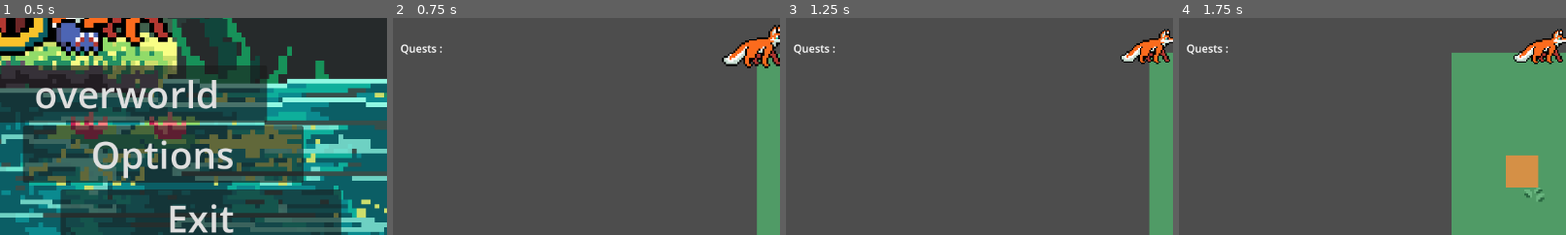
Above: before the commit, frames 1-4 (left to right).
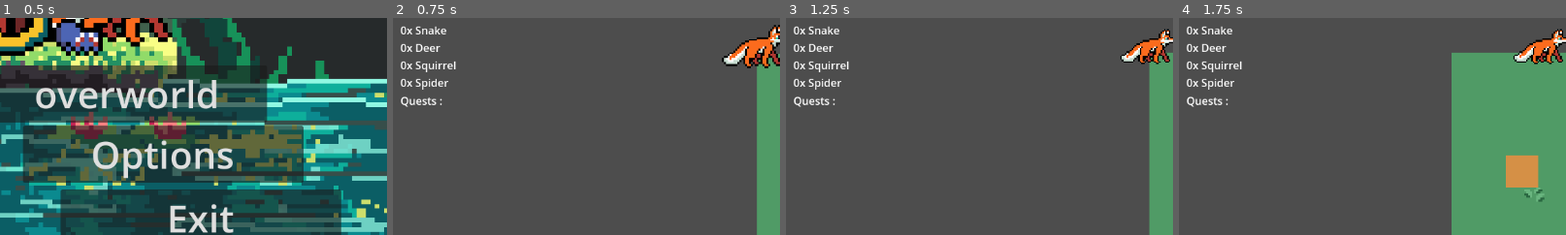
Above: after the commit, the same moments.

Repository: mango-gremlin/arch-enemies
Game: Godot game, scene res://overworld/ui/main_menu/main_menu.tscn
The game is run twice, just before and just after one commit, with the same random seed, the same clock (stepped at 60 frames per second) and the same inputs.
Inputs (mouse positions are % of the whole screen's width and height, from its top left):
- Up to frame 1 (0.5 s): no input
- Up to frame 2 (0.75 s): click "overworld" at 0.5 s
- Up to frame 3 (1.25 s): no input
- Up to frame 4 (1.75 s): tap Enter at 1.25 s; move the mouse to (72, 45) at 1.27 s; press the mouse at (72, 45) at 1.28 s; hold D (move_right) from 1.28 s (still down); tap Space (jump) at 1.52 s
The pictures show only the part of the screen within x 3-53%, y 43-93%; the shares and areas given below are measured in that part.

Frame 1 is identical in both runs. In frame 2, 1.2% of the frame differs, in the area x 2-17%, y 3-42%; in frame 3, 1.2%; in frame 4, 1.2%.

Commit message:
add animal class, fix #100 for animal inventory, refactor AnimalType

Diff:
--- a/Arch-enemies/overworld/entities/interaction_overworld/npc_interaction.gd
+++ b/Arch-enemies/overworld/entities/interaction_overworld/npc_interaction.gd
@@ -6,7 +6,7 @@
 # -- | base properties for npc instance
 @export var npc_name:String
 @export var npc_id:int
-@export var npc_animal_type:SingletonPlayer.AnimalType
+@export var npc_animal_type:Animal.AnimalType
 @export var quest_type:NPC_interaction.Quest = NPC_interaction.Quest.NONE
 @export var required_edge_start:int
 @export var required_edge_dest:int
--- a/Arch-enemies/overworld/entities/interaction_overworld/npc_interaction.tscn
+++ b/Arch-enemies/overworld/entities/interaction_overworld/npc_interaction.tscn
@@ -5,6 +5,16 @@
 
 [node name="NpcInteraction" type="Node2D"]
 script = ExtResource("1_cdxnf")
+npc_name = null
+npc_id = null
+npc_animal_type = null
+quest_type = null
+required_edge_start = null
+required_edge_dest = null
+required_item = null
+required_npc_id = null
+quest_reward = null
+reward_item = null
 
 [node name="interactionspot" parent="." instance=ExtResource("2_y76uy")]
 
--- /dev/null
+++ b/Arch-enemies/overworld/scripts/Animal.gd
@@ -0,0 +1,63 @@
+extends Node
+
+# class: Animal
+# --- /
+# describes an Animal, specifically the AnimalType Enum
+# - used for building bridges
+# - denote type of animals
+# - handles translating and interpreting the enum
+
+class_name Animal
+
+enum AnimalType{
+	SNAKE,
+	DEER,
+	SQUIRREL,
+	SPIDER,
+	NONE
+	#FOX.
+	# possibly more
+}
+
+# --- /
+# -- /
+
+# converts type to string and returns it
+static func type_to_string(animal:AnimalType) -> String:
+	match animal:
+		AnimalType.SNAKE:
+			return "Snake"
+		AnimalType.DEER:
+			return "Deer"
+		AnimalType.SQUIRREL:
+			return "Squirrel"
+		AnimalType.SPIDER:
+			return "Spider"
+		_:
+			return " "
+
+static func string_to_type(animal_string:String) -> AnimalType:
+	match animal_string:
+		"SNAKE":
+			return AnimalType.SNAKE
+		"DEER":
+			return AnimalType.DEER
+		"SQUIRREL":
+			return AnimalType.SQUIRREL
+		"SPIDER":
+			return AnimalType.SPIDER
+		_:
+			return AnimalType.NONE
+
+
+# generates dictionary containing every animal stored in AnimalType and returns it
+# here AnimalType.NONE is left out
+# FIXME --> this requires Animals to be represented as **Objects** of a class
+# because they ought to hold their amount within!
+static func init_animal_inventory():
+	var animal_inventory:Dictionary = {}
+	for animal_type:Animal.AnimalType in Animal.AnimalType.values():
+		if not animal_type == Animal.AnimalType.NONE:
+			# creating entry and filling it with 0
+			animal_inventory[animal_type] = 0
+	return animal_inventory
--- a/Arch-enemies/overworld/scripts/Npc.gd
+++ b/Arch-enemies/overworld/scripts/Npc.gd
@@ -32,13 +32,13 @@
 # -- / base properties
 var npc_name:String
 var npc_id:int
-var npc_animal_type:SingletonPlayer.AnimalType
+var npc_animal_type:Animal.AnimalType
 
 
 # should not be set in case reward is of type NPC
 var quest_reward:QuestReward = QuestReward.NONE
 var reward_item:Item.ItemType = Item.ItemType.NONE
-var reward_animal:SingletonPlayer.AnimalType = npc_animal_type
+var reward_animal:Animal.AnimalType = npc_animal_type
 
 # --- /
 # -- / Quest specific properties
@@ -69,7 +69,7 @@
 func _init(
 	received_name:String,
 	received_id:int,
-	received_animal_type:SingletonPlayer.AnimalType
+	received_animal_type:Animal.AnimalType
 	):
 	npc_name = received_name
 	npc_id = received_id
@@ -128,7 +128,7 @@
 func set_quest_reward(
 	received_quest_reward:QuestReward,
 	received_reward_item:Item.ItemType,
-	received_reward_animal:SingletonPlayer.AnimalType,
+	received_reward_animal:Animal.AnimalType,
 	):
 	quest_reward = received_quest_reward
 	match quest_reward:
@@ -199,7 +199,7 @@
 		NPC_interaction.QuestReward.ITEM:
 				return Item.ItemType.NONE
 		NPC_interaction.QuestReward.ANIMAL:
-				return SingletonPlayer.AnimalType.NONE
+				return Animal.AnimalType.NONE
 
 # constructs string representation of current quest
 # returns this String
--- a/Arch-enemies/overworld/scripts/save_management.gd
+++ b/Arch-enemies/overworld/scripts/save_management.gd
@@ -52,6 +52,8 @@
 
 			var new_inventory: Dictionary = generate_inventory(node_data["inventory"])
 			SingletonPlayer.set_item_inventory(new_inventory)
+			var animal_inventory:Dictionary = Animal.init_animal_inventory()
+			SingletonPlayer.set_animal_inventory(animal_inventory)
 			#player_object.set_inventory(new_inventory)
 
 
--- a/Arch-enemies/overworld/ui/overworld_ui/overworld_ui.gd
+++ b/Arch-enemies/overworld/ui/overworld_ui/overworld_ui.gd
@@ -7,8 +7,17 @@
 @onready var animal_list_label = $Control/MarginContainer/VBoxContainer/HBoxContainer4/VBoxContainer/animal_list
 @onready var quest_list_label = $Control/MarginContainer/VBoxContainer/HBoxContainer5/VBoxContainer/quest_list
 
-# FIXME remove internal representation
-# --> We only need one reference to the actual dictionary containing the information
+
+# Called when the node enters the scene tree for the first time.
+func _ready():
+	# connecting signal to singleton
+	SingletonPlayer.connect("updated_item_inventory",_on_player_updated_inventory)
+	SingletonPlayer.connect("updated_animal_inventory",_on_animal_inventory_updated)
+	# initialize ui
+	_update_item_inventory_label()
+	_update_animal_inventory_label()
+
+
 var player_item_inventory:Dictionary = {}:
 	set(newDict):
 		# if a new array was given, we update its value, also the label
@@ -32,23 +41,14 @@
 # iteratesover each animaltyp and display their properties
 func _update_animal_inventory_label():
 	var label_string:String = ""
-	for animal:SingletonPlayer.AnimalType in player_animal_inventory:
+	for animal:Animal.AnimalType in player_animal_inventory:
 		var animal_amount:int = player_animal_inventory[animal]
-		var animal_name:String = ""
+		var animal_name:String = Animal.type_to_string(animal)
 		label_string += str(animal_amount) + "x " + str(animal_name) + "\n"
 	animal_list_label.text = label_string
 
 
 
-
-# Called when the node enters the scene tree for the first time.
-func _ready():
-	# connecting signal to singleton
-	SingletonPlayer.connect("updated_item_inventory",_on_player_updated_inventory)
-	SingletonPlayer.connect("updated_animal_inventory",_on_animal_inventory_updated)
-	# initialize ui
-	_update_item_inventory_label()
-	_update_animal_inventory_label()
 
 # Called every frame. 'delta' is the elapsed time since the previous frame.
 func _process(delta):
--- a/Arch-enemies/singleton_scripts/singleton_player.gd
+++ b/Arch-enemies/singleton_scripts/singleton_player.gd
@@ -30,7 +30,7 @@
 # -- / Item / Inventory management
 
 @onready var item_inventory:Dictionary = Item.init_item_inventory()
-@onready var animal_inventory:Dictionary = init_animal_inventory()
+@onready var animal_inventory:Dictionary = Animal.init_animal_inventory()
 
 
 # takes new item and updates amount stored in inventory
@@ -49,6 +49,13 @@
 	print("setting loaded inventory")
 	updated_item_inventory.emit(item_inventory)
 
+
+func set_animal_inventory(new_inventory:Dictionary):
+	animal_inventory = new_inventory
+	print("loaded animal inventory")
+	updated_animal_inventory.emit(animal_inventory)
+
+
 # checks whether requested item is contained
 # returns true if it is
 # returns false otherwise
@@ -75,25 +82,13 @@
 # --- /
 # -- / animal inventory
 
-func add_to_animal_inventory(new_animal:AnimalType):
-	if new_animal != AnimalType.NONE:
+func add_to_animal_inventory(new_animal:Animal.AnimalType):
+	if new_animal != Animal.AnimalType.NONE:
 		# valid entry given
 		animal_inventory[new_animal] += 1
 		#selected_animal.increase_amount
 		updated_animal_inventory.emit(animal_inventory)
 
-# generates dictionary containing every animal stored in AnimalType and returns it
-# here AnimalType.NONE is left out
-# FIXME --> this requires Animals to be represented as **Objects** of a class
-# because they ought to hold their amount within!
-func init_animal_inventory():
-	var animal_inventory:Dictionary = {}
-	for animal_type:SingletonPlayer.AnimalType in SingletonPlayer.AnimalType.values():
-		if not animal_type == SingletonPlayer.AnimalType.NONE:
-			# creating entry and filling it with 0
-			animal_inventory[animal_type] = 0
-	updated_animal_inventory.emit(animal_inventory)
-	return animal_inventory
 
 # --- /
 # -- / Overworld management
@@ -137,15 +132,6 @@
 func obtain_npc_object(npc_id) -> NPC_interaction:
 	return dictionary_npc[npc_id]
 
-enum AnimalType{
-	SNAKE,
-	DEER,
-	SQUIRREL,
-	SPIDER,
-	NONE
-	#FOX.
-	# possibly more
-}
 
 var is_in_dialogue:bool = false
 # may be improved
